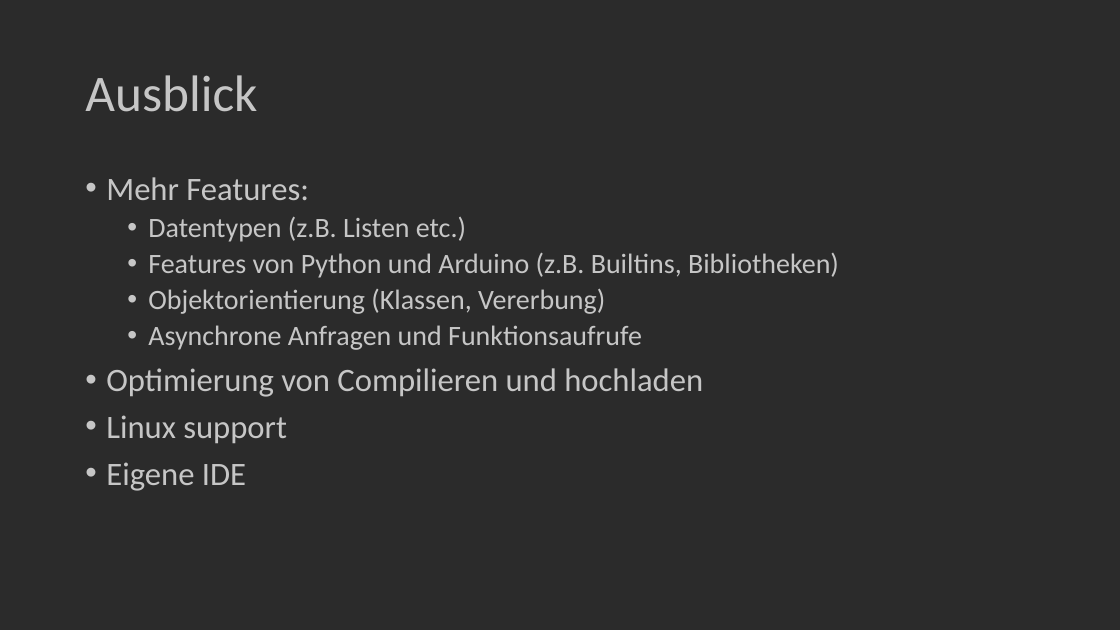
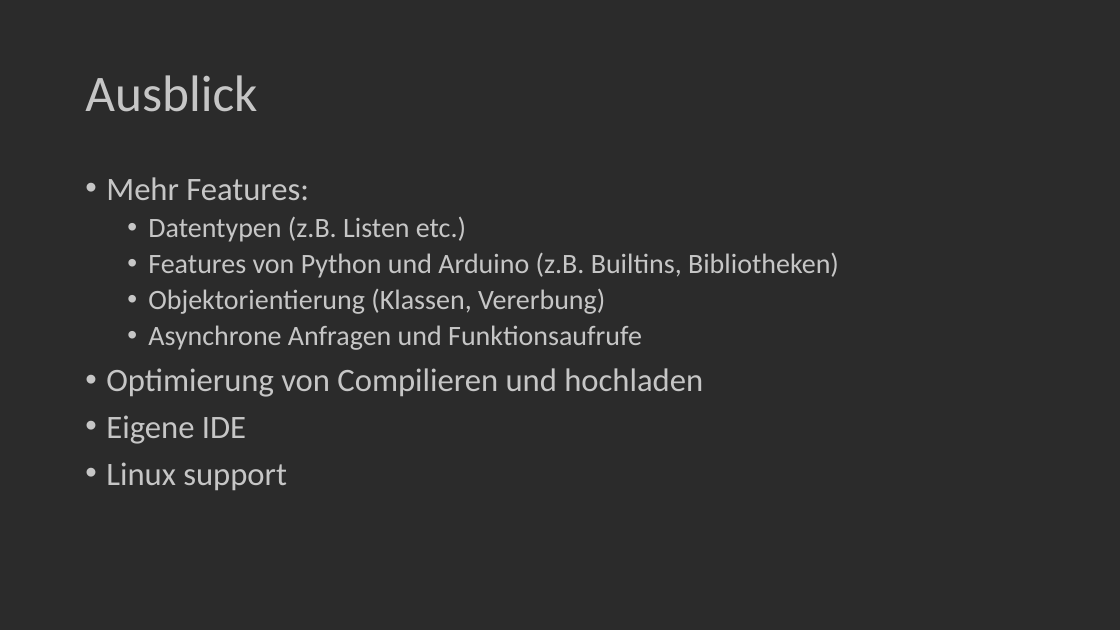
Before and after one commit to Bergschaf/Pyduino, a slide deck: slide 18 of Präsentation/Pyduino_Präsentation.pptx. Drawn at 1120x630 pixels with LibreOffice and Linux fonts; fonts in the diff are those of the drawing. Boxes give left, top, right and bottom in pixels: in the first picture for what was removed or moved away, otherwise in the second. Text is boxed around its words. In the diff, an @@ line names an element or a change of style, - is before the commit and + after.

Commit message:
Präsentation

```diff
--- a/Präsentation/Pyduino_Präsentation.pptx
+++ b/Präsentation/Pyduino_Präsentation.pptx
@@ text at [106, 415, 246, 444]: paragraph added @@
+• Eigene IDE
@@ text at [106, 462, 246, 491]: paragraph removed @@
-• Eigene IDE
```
